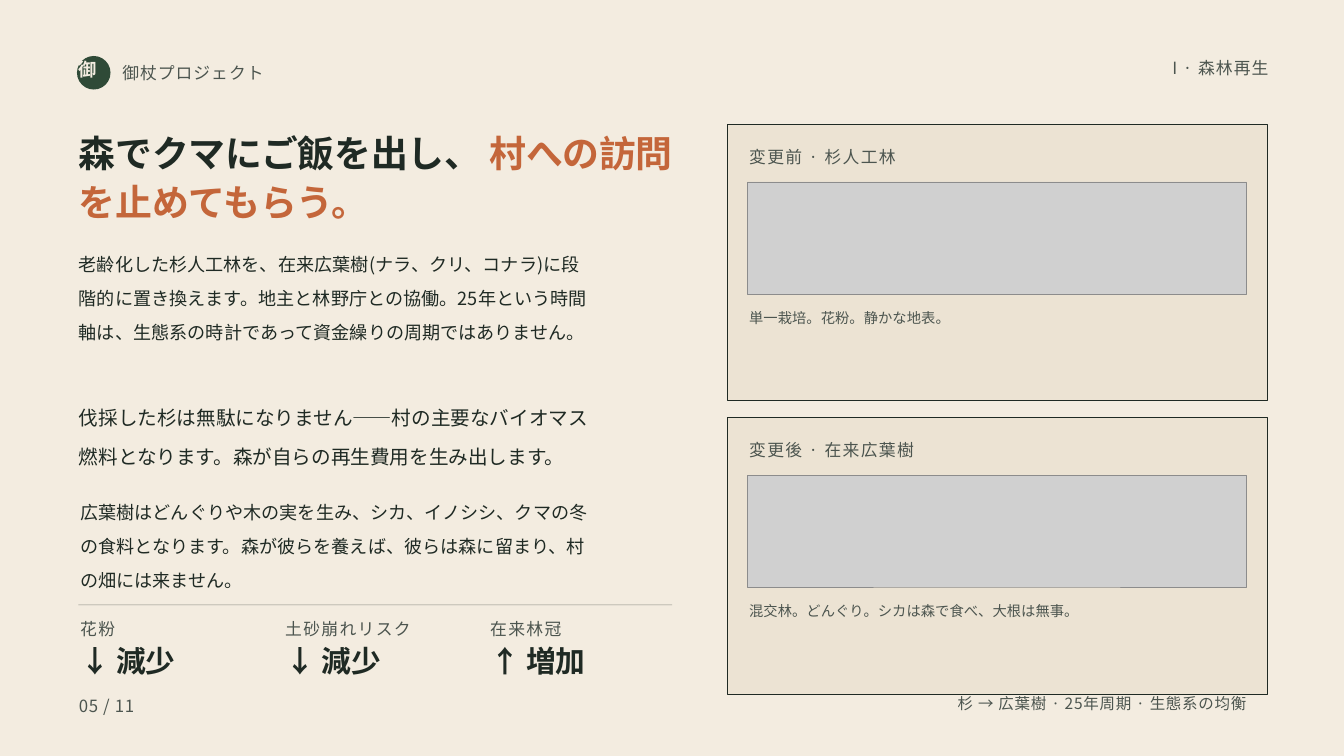
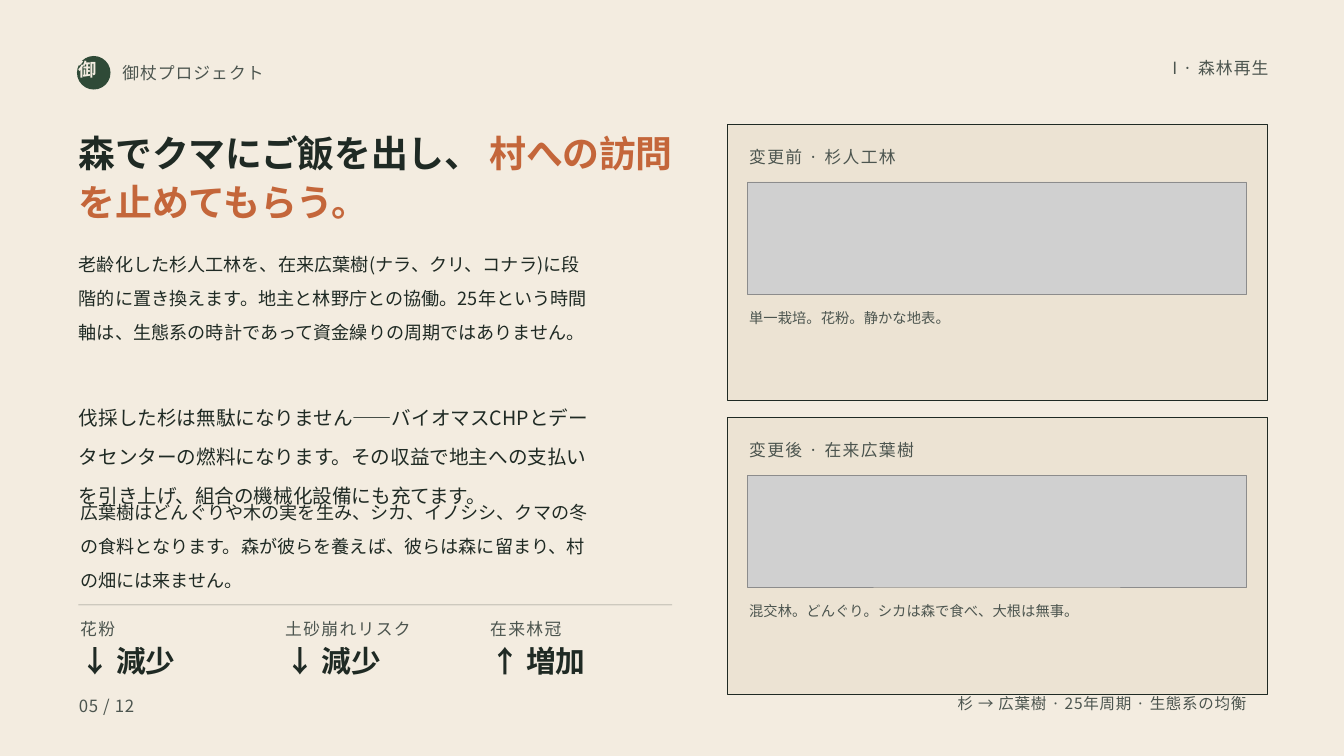
Before and after one commit to robouden/mitsue-ai-data-center, a slide deck: slide 5 of decks/Mitsue Project Presentation - 日本語.pptx. Drawn at 1344x756 pixels with LibreOffice and Linux fonts; fonts in the diff are those of the drawing; grey boxes stand for pictures. Boxes give left, top, right and bottom in pixels: in the first picture for what was removed or moved away, otherwise in the second. Text is boxed around its words. In the diff, an @@ line names an element or a change of style, - is before the commit and + after.

```diff
--- a/decks/Mitsue Project Presentation - 日本語.pptx
+++ b/decks/Mitsue Project Presentation - 日本語.pptx
@@ text at (79,408,588,508): text changed @@
-伐採した杉は無駄になりません——村の主要なバイオマス燃料となります。森が自らの再生費用を生み出します。
+伐採した杉は無駄になりません——バイオマスCHPとデータセンターの燃料になります。その収益で地主への支払いを引き上げ、組合の機械化設備にも充てます。
@@ text at (79,699,134,712): text changed @@
-05 / 11
+05 / 12
```
Also in this commit, not shown: 11 other slides changed, 1 other file.
